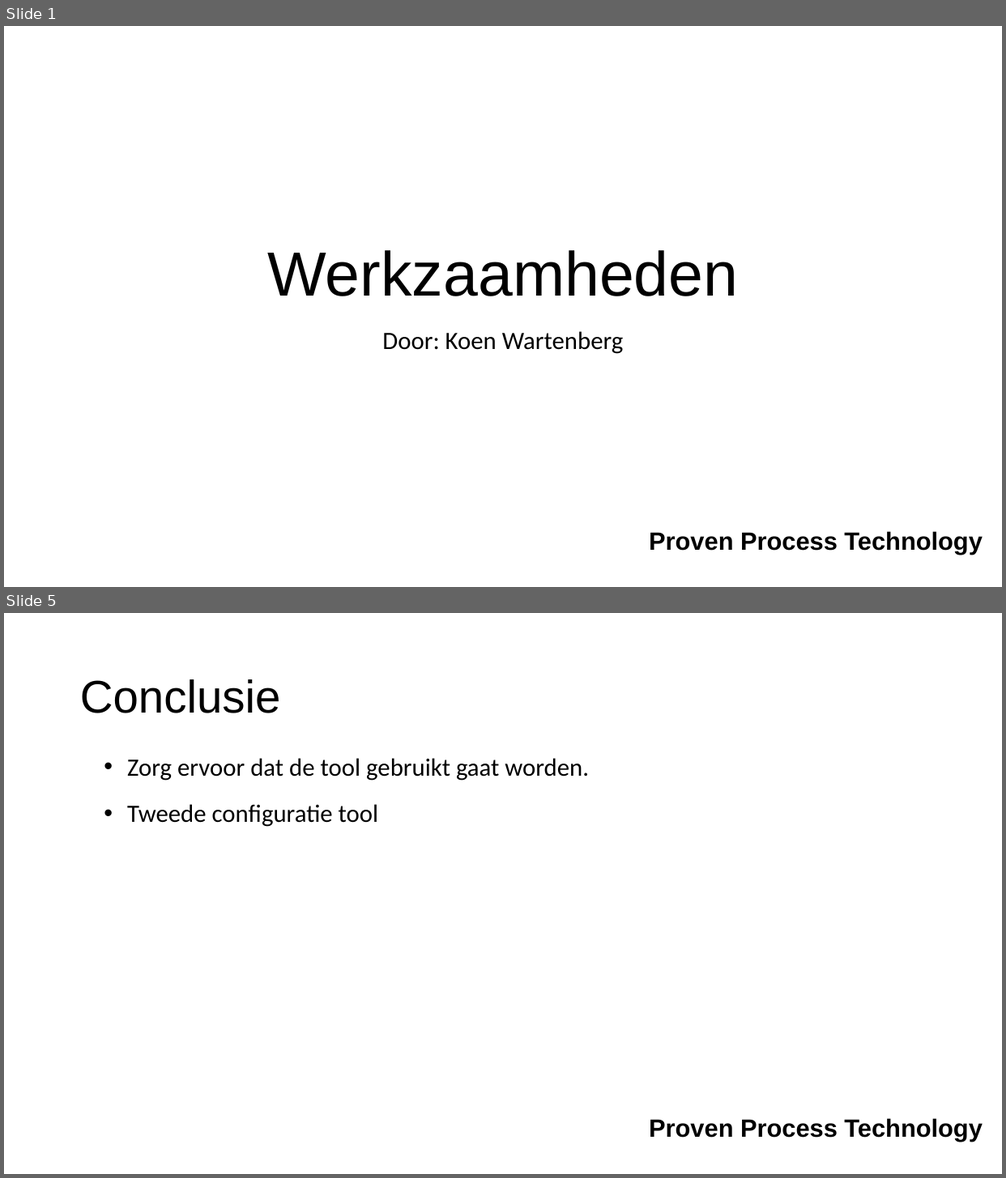
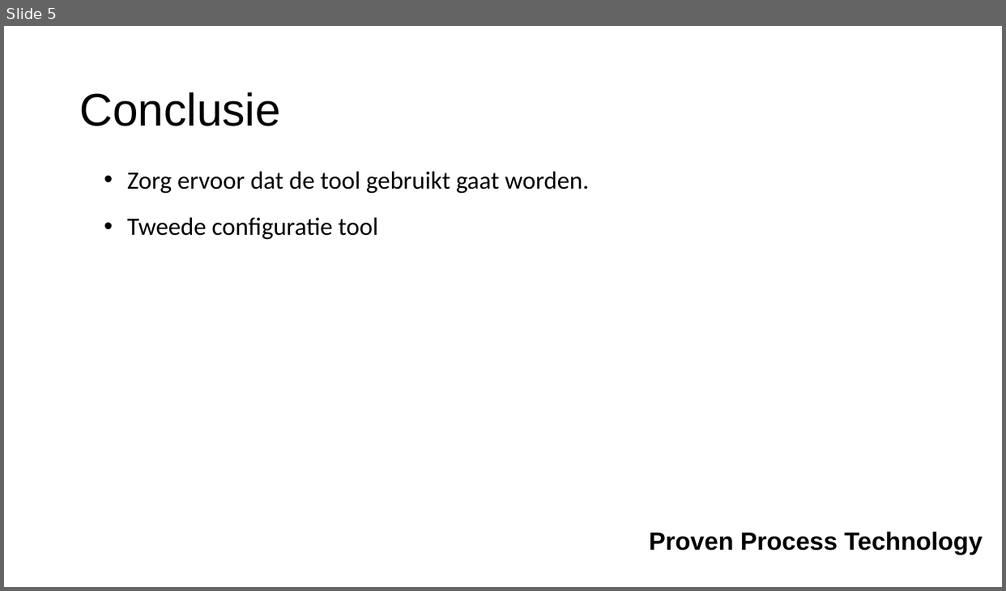
Before and after one commit to Kenozakesy/POC_MVVM, a slide deck: Werkzaamheden.pptx. Shown one above the other, each under a label of ours: slides 1 and 5 before the commit, slide 5 after it; the slides between them are not shown. The pictures are 1006x1178 and 1006x591 pixels, drawn with LibreOffice and Linux fonts; fonts in the diff are those of the drawing; background and template pictures are left out. Boxes give left, top, right and bottom in pixels: in the first picture for what was removed or moved away, otherwise in the second. Text is boxed around its words. In the diff, an @@ line names an element or a change of style, - is before the commit and + after.

```diff
--- a/Werkzaamheden.pptx
+++ b/Werkzaamheden.pptx
@@ slide 1 removed at bbox=[4, 26, 1002, 587], background #FFFFFF; not listed: 1 template element that a slide beside it also shows @@
@@ title removed at bbox=[268, 250, 739, 297] @@
-Werkzaamheden
@@ subtitle removed at bbox=[382, 331, 624, 354] @@
-Door: Koen Wartenberg
```
Also in this commit, not shown: 3 slides changed, 1 slide added.
